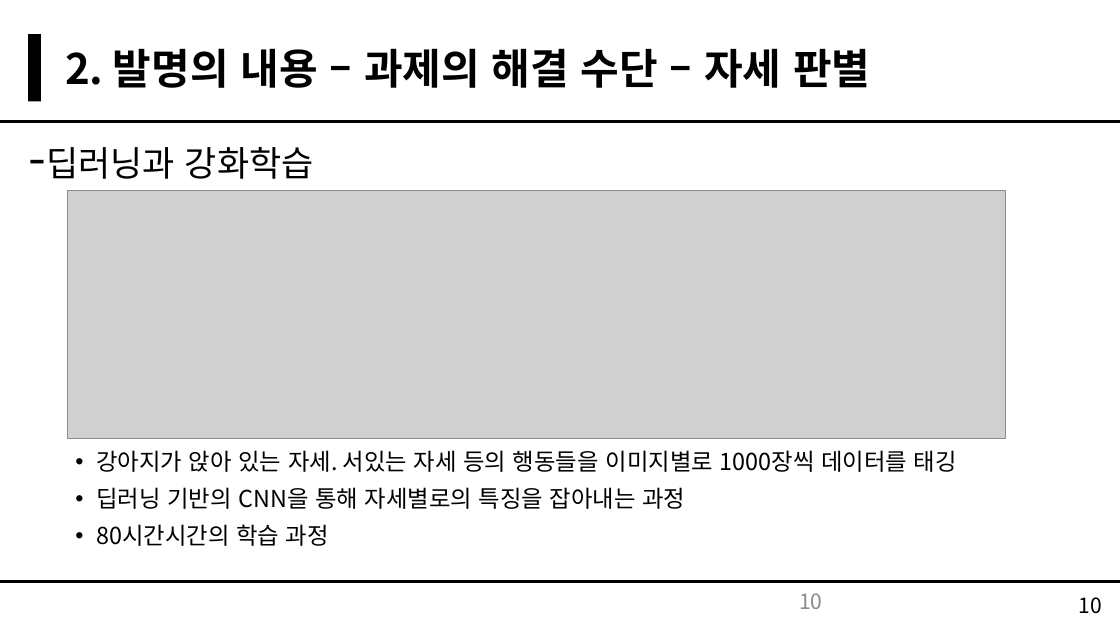
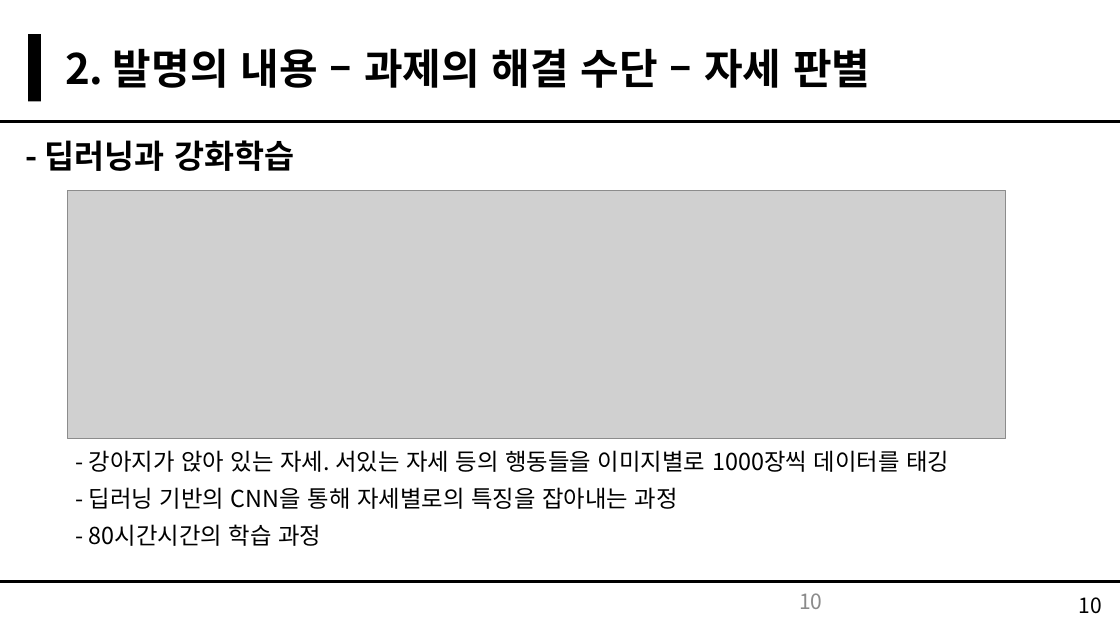
Before and after one commit to greatmanfantasy/GGCS, a slide deck: slide 10 of Report/특허경진대회/특허경진대회 발표 PPT - 개가천선.pptx. Drawn at 1120x630 pixels with LibreOffice and Linux fonts; fonts in the diff are those of the drawing; grey boxes stand for pictures. Boxes give left, top, right and bottom in pixels: in the first picture for what was removed or moved away, otherwise in the second. Text is boxed around its words. In the diff, an @@ line names an element or a change of style, - is before the commit and + after.

```diff
--- a/Report/특허경진대회/특허경진대회 발표 PPT - 개가천선.pptx
+++ b/Report/특허경진대회/특허경진대회 발표 PPT - 개가천선.pptx
@@ text at [45, 140, 294, 171]: text changed; size 30 to 28 pt; bold on @@
--딥러닝과 강화학습
+- 딥러닝과 강화학습
@@ text at [89, 450, 949, 546]: text changed @@
-• 강아지가 앉아 있는 자세. 서있는 자세 등의 행동들을 이미지별로 1000장씩 데이터를 태깅
-• 딥러닝 기반의 CNN을 통해 자세별로의 특징을 잡아내는 과정
-• 80시간시간의 학습 과정
+- 강아지가 앉아 있는 자세. 서있는 자세 등의 행동들을 이미지별로 1000장씩 데이터를 태깅
+- 딥러닝 기반의 CNN을 통해 자세별로의 특징을 잡아내는 과정
+- 80시간시간의 학습 과정
```
Also in this commit, not shown: 3 other slides changed, 3 other files.
